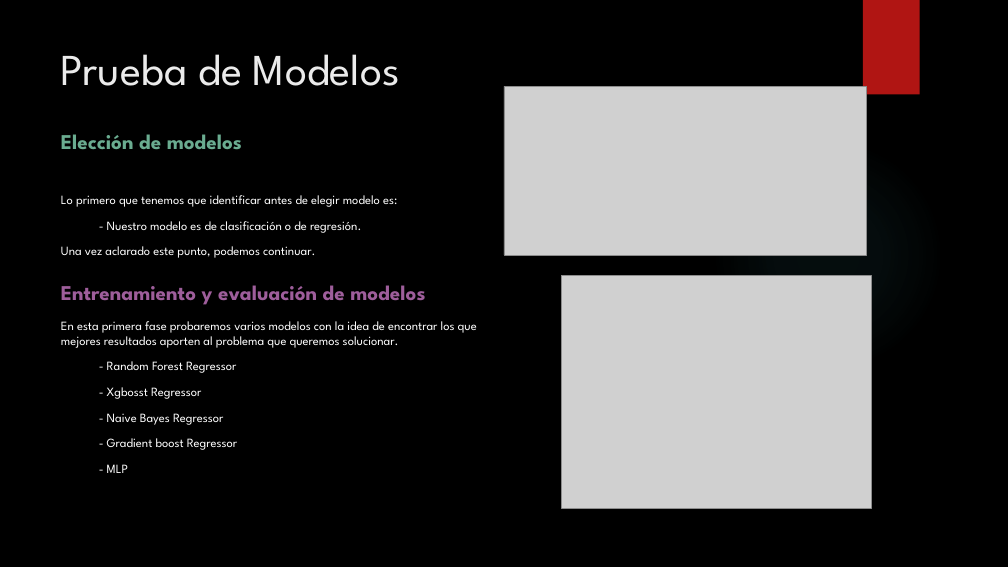
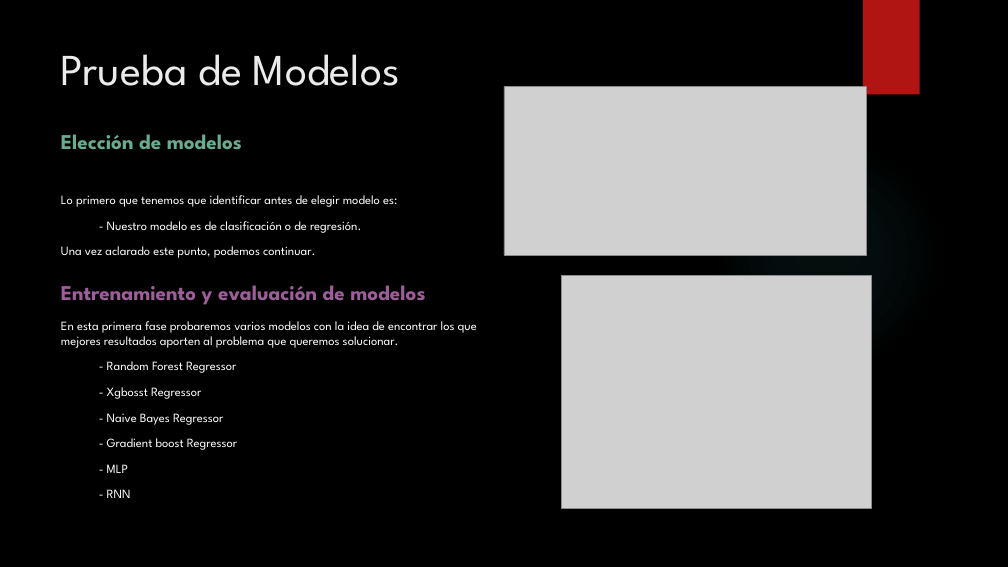
Before and after one commit to Gobuub/ETL_project, a slide deck: slide 8 of ML_Project.pptx. Drawn at 1008x567 pixels with LibreOffice and Linux fonts; fonts in the diff are those of the drawing; grey boxes stand for pictures; background and template pictures are left out. Boxes give left, top, right and bottom in pixels: in the first picture for what was removed or moved away, otherwise in the second. Text is boxed around its words. In the diff, an @@ line names an element or a change of style, - is before the commit and + after.

```diff
--- a/ML_Project.pptx
+++ b/ML_Project.pptx
@@ text at [107,489,131,498]: paragraph added @@
+- RNN
```
Also in this commit, not shown: 3 other slides changed, 1 slide added, 6 other files.
